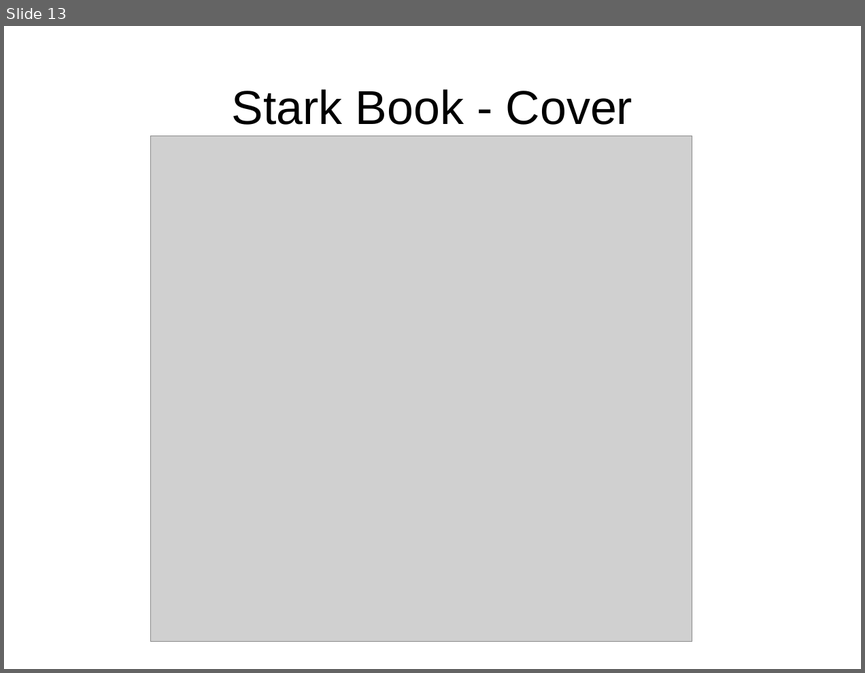
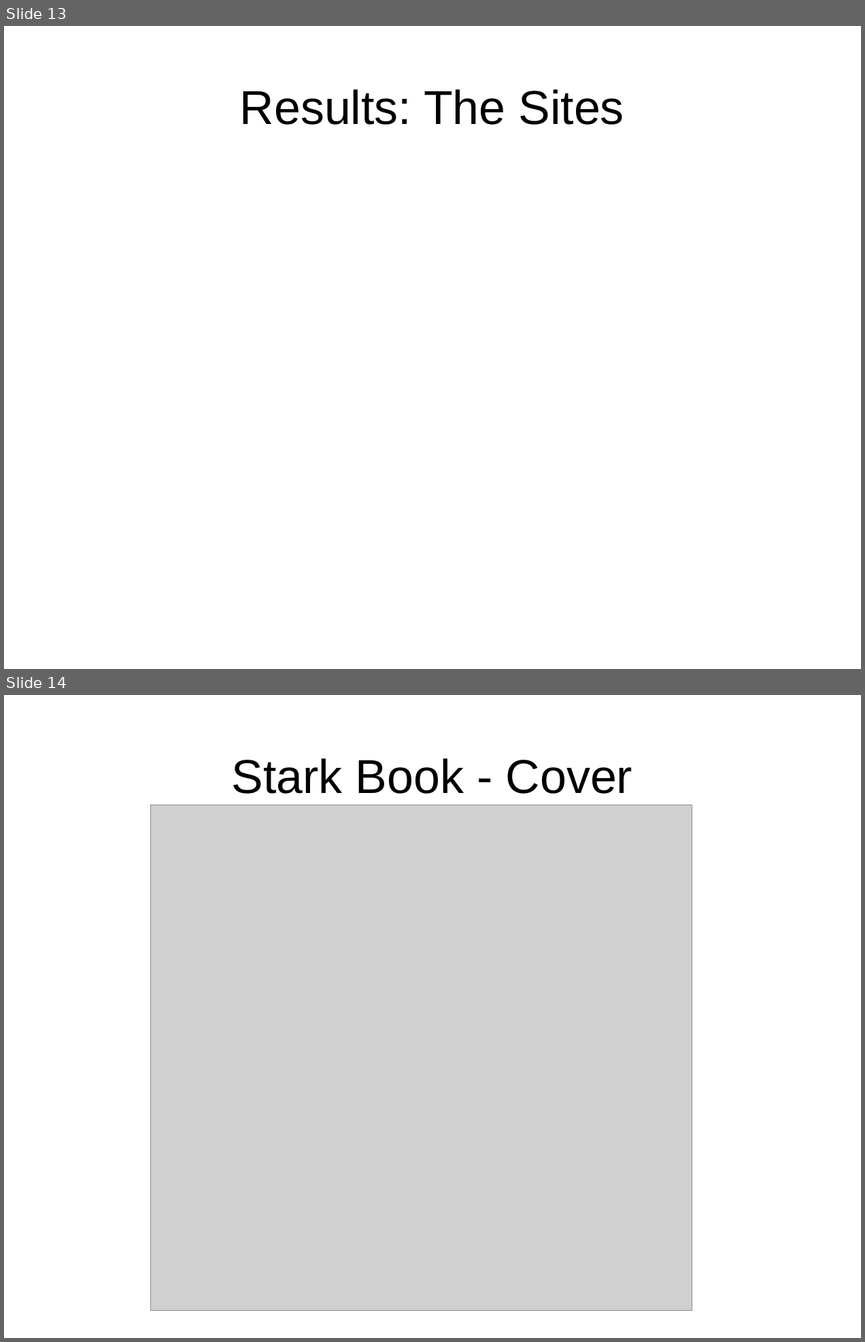
Before and after one commit to tomwhartung/jmws_accoutrements, a slide deck: presentations/2016_04-AWD_in_PHP_CMSes/AWD_in_PHP_CMSes-slides.odp. Shown one above the other, each under a label of ours: slide 13 before the commit, slides 13 and 14 after it. The pictures are 865x673 and 865x1342 pixels, drawn with LibreOffice and Linux fonts; fonts in the diff are those of the drawing; grey boxes stand for pictures. Boxes give left, top, right and bottom in pixels: in the first picture for what was removed or moved away, otherwise in the second. Text is boxed around its words. In the diff, an @@ line names an element or a change of style, - is before the commit and + after.

```diff
--- a/presentations/2016_04-AWD_in_PHP_CMSes/AWD_in_PHP_CMSes-slides.odp
+++ b/presentations/2016_04-AWD_in_PHP_CMSes/AWD_in_PHP_CMSes-slides.odp
@@ slide 13 added at (4,26,861,669), background #FFFFFF @@
@@ title added at (240,89,624,125), 44 pt, text #000000 @@
+Results: The Sites
@@ what was slide 13 is now slide 14 @@
```
Also in this commit, not shown: 4 slides changed, 1 slide removed.
